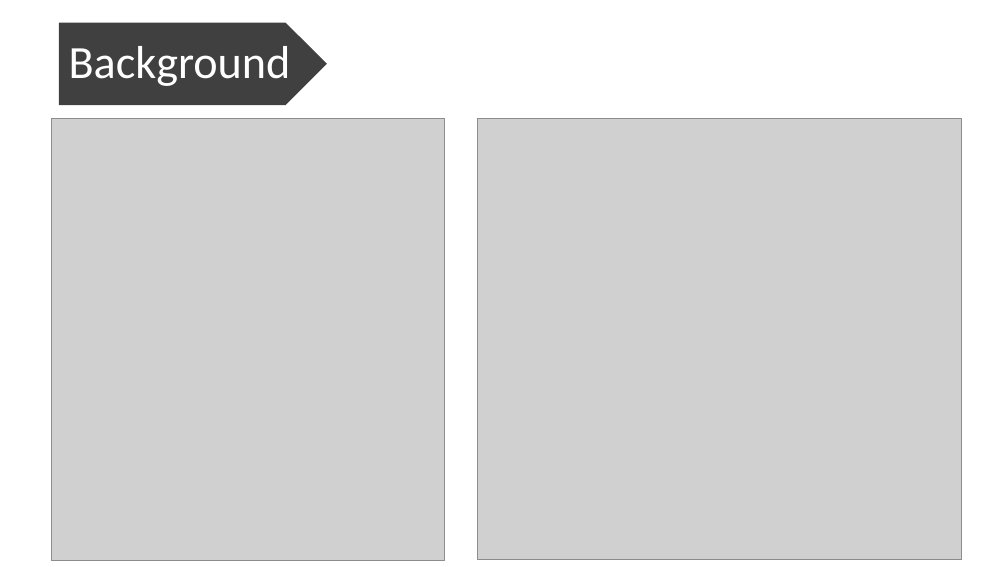
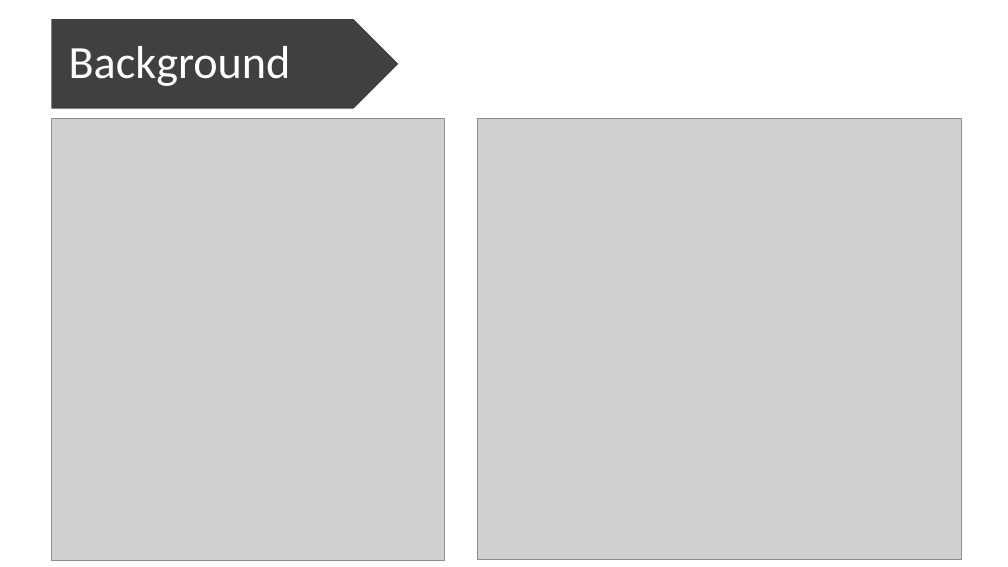
Before and after one commit to cherryyingzizhang/msci446, a slide deck: slide 2 of presentation/oralpresentation.pptx. Drawn at 1008x567 pixels with LibreOffice and Linux fonts; fonts in the diff are those of the drawing; grey boxes stand for pictures. Boxes give left, top, right and bottom in pixels: in the first picture for what was removed or moved away, otherwise in the second. Text is boxed around its words. In the diff, an @@ line names an element or a change of style, - is before the commit and + after.

```diff
--- a/presentation/oralpresentation.pptx
+++ b/presentation/oralpresentation.pptx
@@ pentagon arrow: place and size @@
-pentagon arrow at [59, 23, 327, 105]
+pentagon arrow at [51, 19, 399, 109]
```
Also in this commit, not shown: 1 other slide changed, 6 other files.
